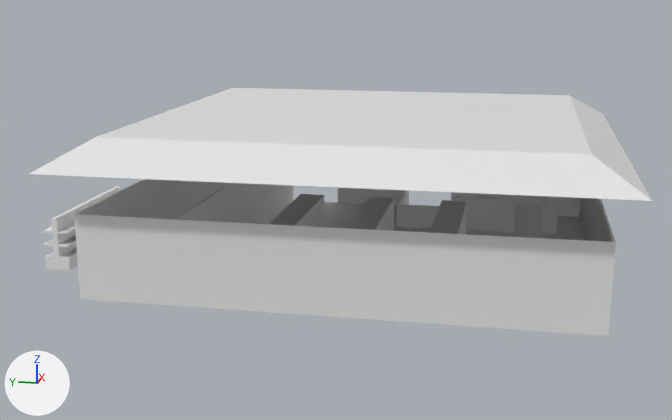
An edit to the FBX model Assets/Models/roof.fbx, drawn before and after from the same camera.
Rendered twice from a 50 mm camera at (-33.7, -5.3, 10.6) aimed at (2.4, 1.9, 1.6). Every picture has the same lights, and +X, +Y and +Z are marked at lower left. Where no turn or scale is listed for an object, it has been applied to the vertices.

The older version as bpy lines, for what is in view:
```python
ob_cube_001 = bpy.data.objects.new('Cube.001', me_cube_001)
ob_cube_001.location = (-0.5, 0.11, 0.99)
ob_cube_004 = bpy.data.objects.new('Cube.004', me_cube_004)
ob_cube_004.location = (-0.66, 11.61, 0.0)
ob_cube_005 = bpy.data.objects.new('Cube.005', me_cube_005)
ob_cube_005.location = (0.22, 2.91, 0.0)
ob_cube_007 = bpy.data.objects.new('Cube.007', me_cube_007)
ob_cube_007.location = (0.22, -0.01, 0.0)
ob_cube_008 = bpy.data.objects.new('Cube.008', me_cube_008)
ob_cube_008.location = (0.22, -2.95, 0.0)
ob_cube_009 = bpy.data.objects.new('Cube.009', me_cube_009)
ob_cube_009.location = (0.22, -5.87, 0.0)
ob_куб_004 = bpy.data.objects.new('Куб.004', me_куб_002)
ob_куб_004.location = (2.05, 0.23, -0.02)
ob_куб_006 = bpy.data.objects.new('Куб.006', me_куб_001)
ob_куб_006.location = (2.05, 0.23, -0.02)
ob_куб_008 = bpy.data.objects.new('Куб.008', me_куб_011)
ob_куб_008.location = (0.73, -0.18, 4.58)
# also in view: 'Куб.001' at (9.6, -7.3, 1.1)
```
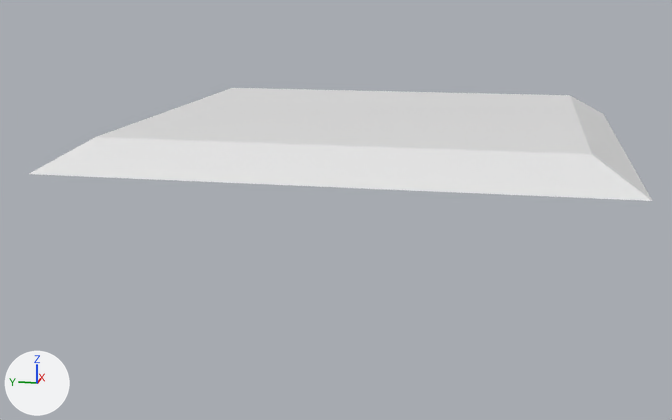
What differs and where, as boxes (x1, y1, x2, y2) in the pictures (672 x 420 px):
'Куб.004', deleted
    before: (74, 179, 616, 336)
'Куб.006', deleted
    before: (275, 201, 585, 240)
'Cube.004', deleted
    before: (42, 186, 121, 271)
'Cube.005', deleted
    before: (269, 194, 324, 227)
'Cube.007', deleted
    before: (348, 197, 394, 230)
'Cube.008', deleted
    before: (430, 200, 467, 234)
'Cube.009', deleted
    before: (514, 203, 543, 238)
'Куб.001', deleted
    before: (545, 196, 580, 217)
'Куб', deleted
    before: (454, 195, 499, 209)
'Cube.001', deleted
    before: (375, 211, 387, 230)

Edits to the bpy script that builds the scene:
```text
Remove ob_cube_007:
    ob_cube_007 = bpy.data.objects.new('Cube.007', me_cube_007)
    ob_cube_007.location = (0.22, -0.01, 0.0)
Remove ob_куб_004:
    ob_куб_004 = bpy.data.objects.new('Куб.004', me_куб_002)
    ob_куб_004.location = (2.05, 0.23, -0.02)
Remove ob_cube_004:
    ob_cube_004 = bpy.data.objects.new('Cube.004', me_cube_004)
    ob_cube_004.location = (-0.66, 11.61, 0.0)
Remove ob_cube_009:
    ob_cube_009 = bpy.data.objects.new('Cube.009', me_cube_009)
    ob_cube_009.location = (0.22, -5.87, 0.0)
Remove ob_куб_006:
    ob_куб_006 = bpy.data.objects.new('Куб.006', me_куб_001)
    ob_куб_006.location = (2.05, 0.23, -0.02)
Remove ob_cube_008:
    ob_cube_008 = bpy.data.objects.new('Cube.008', me_cube_008)
    ob_cube_008.location = (0.22, -2.95, 0.0)
Remove ob_cube_005:
    ob_cube_005 = bpy.data.objects.new('Cube.005', me_cube_005)
    ob_cube_005.location = (0.22, 2.91, 0.0)
Remove ob_cube_001:
    ob_cube_001 = bpy.data.objects.new('Cube.001', me_cube_001)
    ob_cube_001.location = (-0.5, 0.11, 0.99)
Remove ob_куб_001:
    ob_куб_001 = bpy.data.objects.new('Куб.001', me_куб_005)
    ob_куб_001.location = (9.63, -7.35, 1.09)
Remove ob_куб:
    ob_куб = bpy.data.objects.new('Куб', me_куб)
    ob_куб.location = (8.27, -3.37, 0.5)
```
